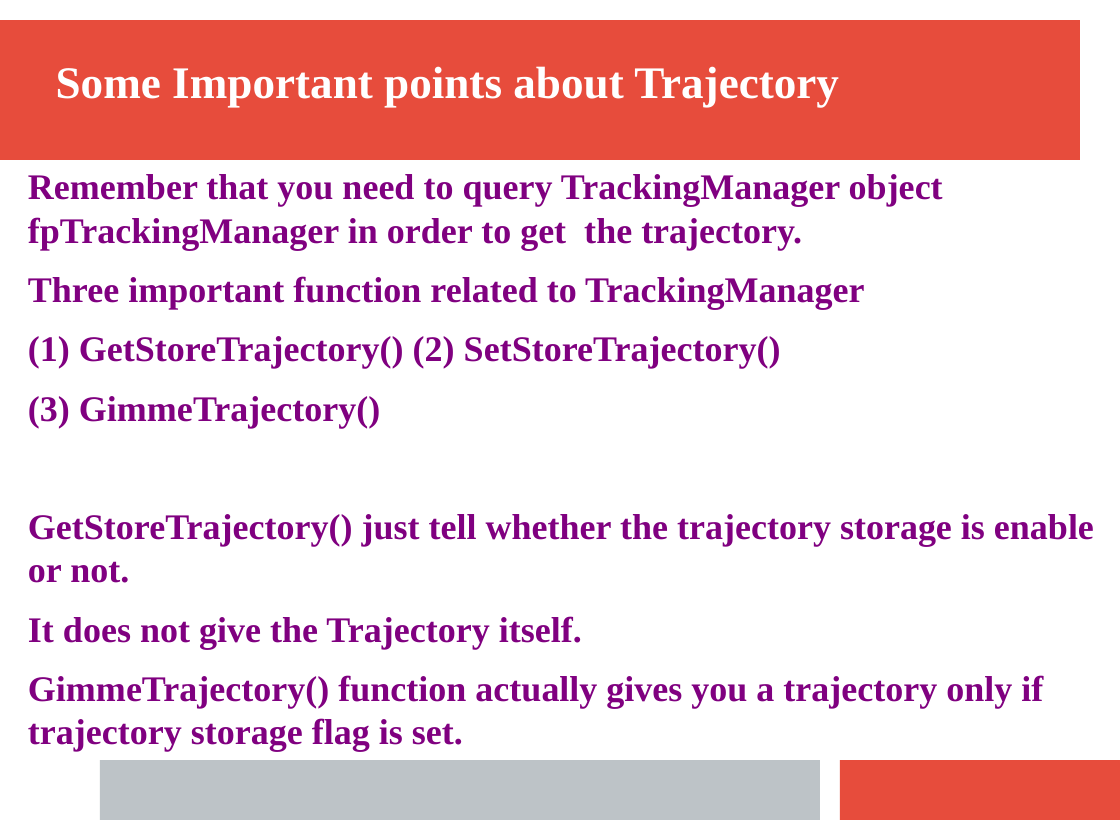
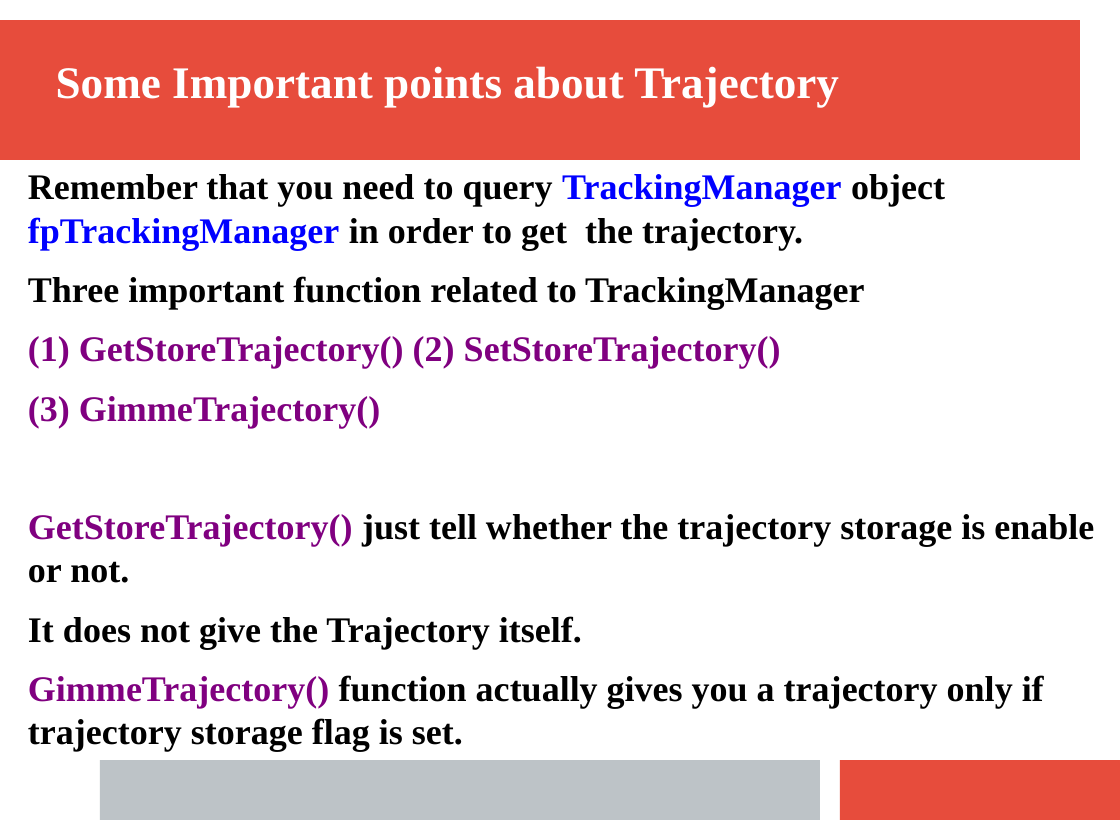
Before and after one commit to rsehgal/G4Simulations, a slide deck: slide 14 of Presentations/Tracking.pptx. Drawn at 1120x840 pixels with LibreOffice and Linux fonts; fonts in the diff are those of the drawing. Boxes give left, top, right and bottom in pixels: in the first picture for what was removed or moved away, otherwise in the second. Text is boxed around its words. In the diff, an @@ line names an element or a change of style, - is before the commit and + after.

```diff
--- a/Presentations/Tracking.pptx
+++ b/Presentations/Tracking.pptx
@@ text at (28, 174, 1094, 752): text colour #800080 to #000000 in "Remember that you need to query object ...", "Three important function related to TrackingManager", "just tell whether the trajectory storage is ...", "It does not give the Trajectory itself." and 1 more places; text colour #800080 to #0000FF in "TrackingManager fpTrackingManager" @@
```
Also in this commit, not shown: 2 other slides changed, 1 other file.
